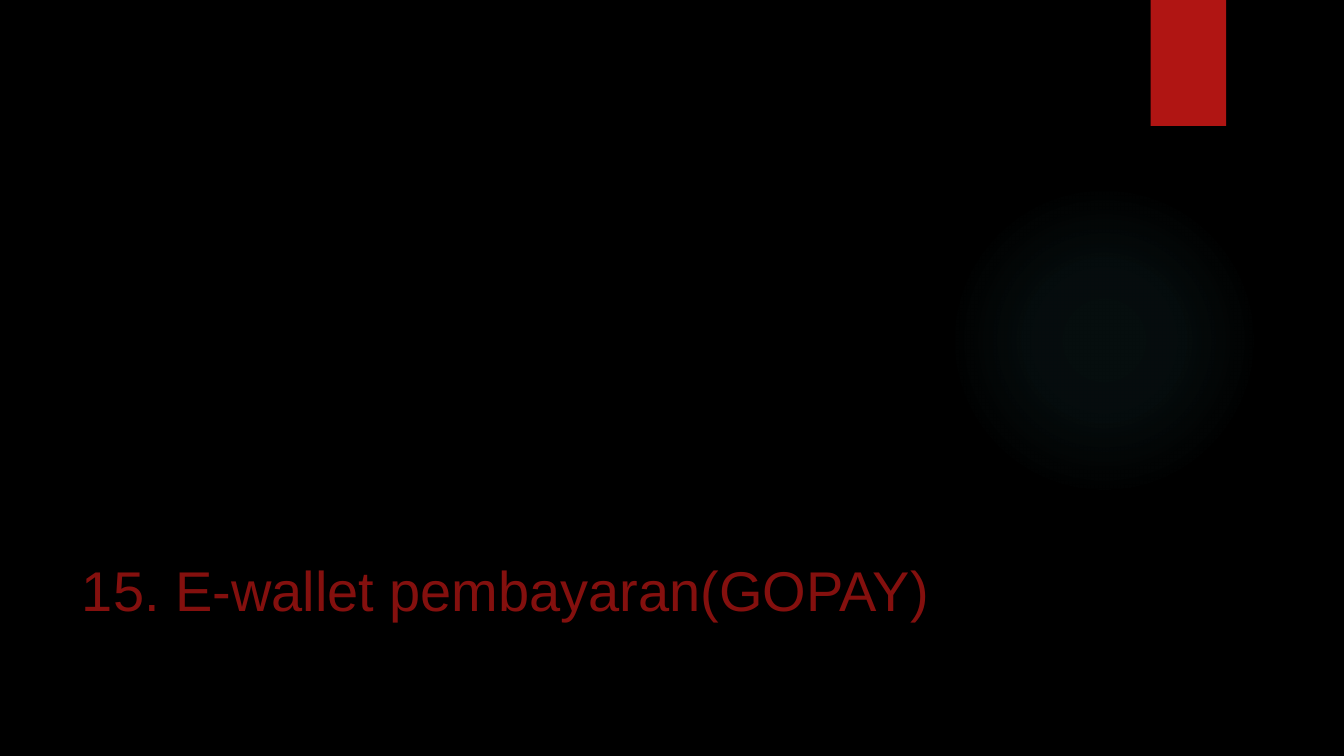
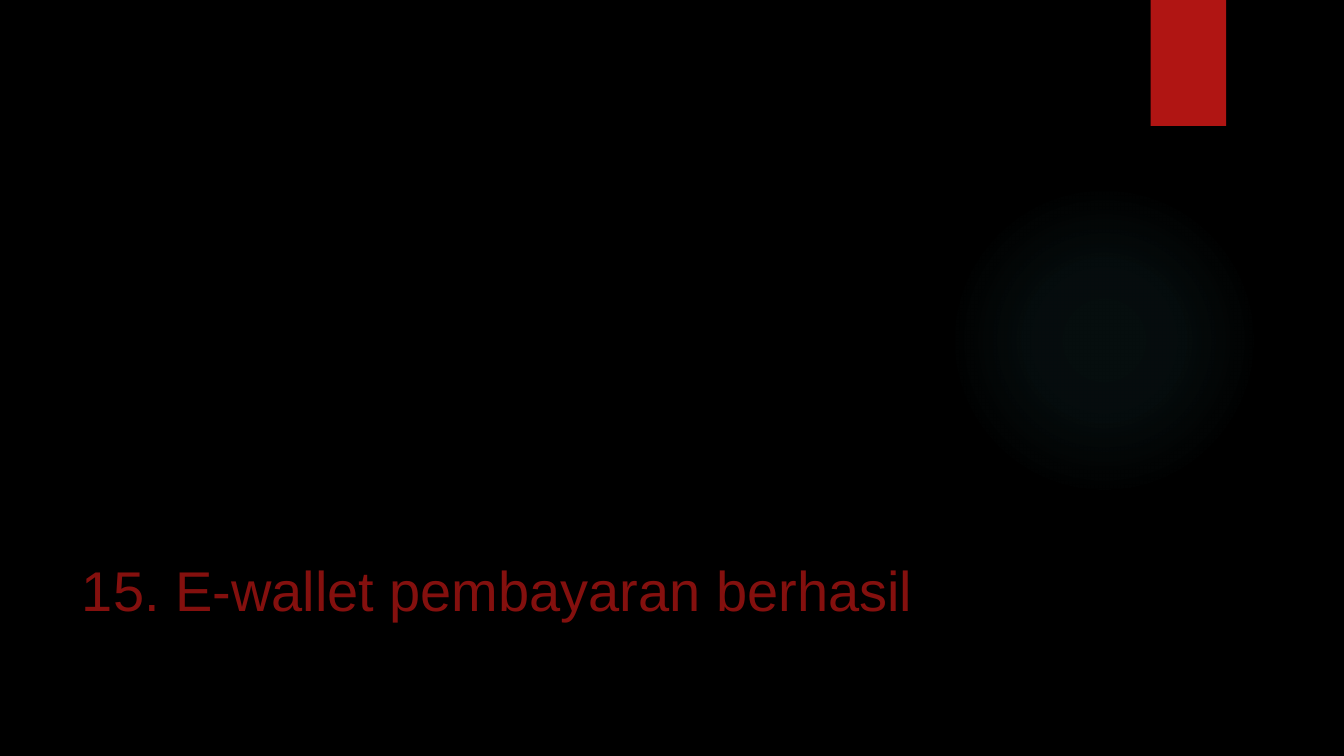
Before and after one commit to pedee13/kelompok3-X-TJKT, a slide deck: slide 27 of laporan ppt/Kelompok 3.pptx. Drawn at 1344x756 pixels with LibreOffice and Linux fonts; fonts in the diff are those of the drawing; background and template pictures are left out. Boxes give left, top, right and bottom in pixels: in the first picture for what was removed or moved away, otherwise in the second. Text is boxed around its words. In the diff, an @@ line names an element or a change of style, - is before the commit and + after.

```diff
--- a/laporan ppt/Kelompok 3.pptx
+++ b/laporan ppt/Kelompok 3.pptx
@@ title at bbox=[82, 570, 912, 620]: text changed @@
-15. E-wallet pembayaran(GOPAY)
+15. E-wallet pembayaran berhasil
```
Also in this commit, not shown: 1 other slide changed, 2 other files.
